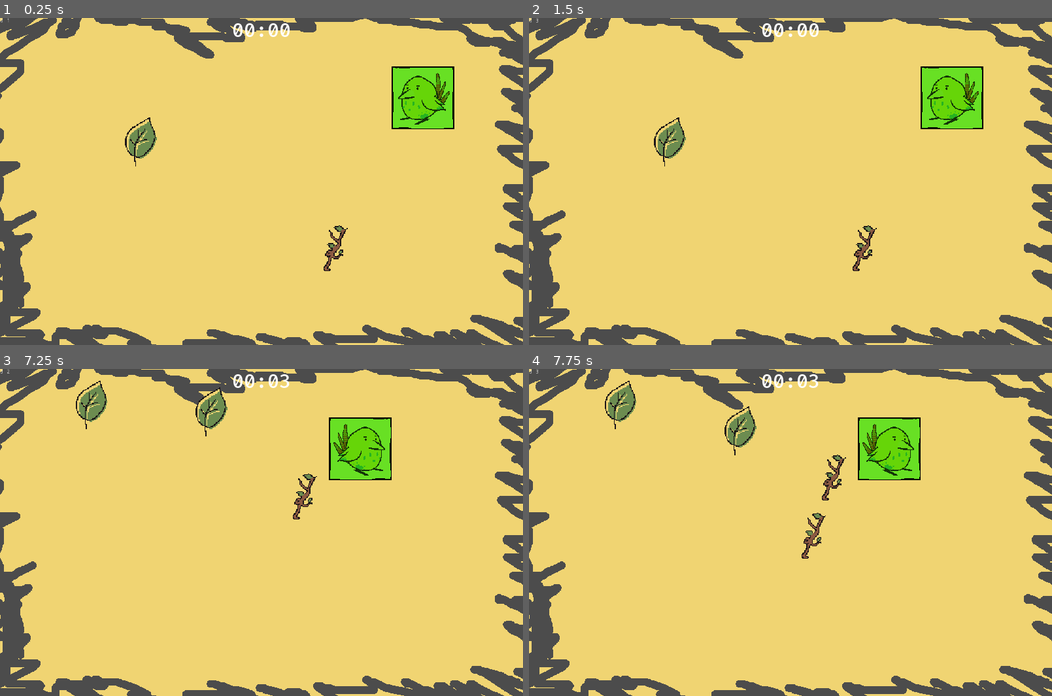
Above: before the commit, frames 1-4 (two rows, left to right).
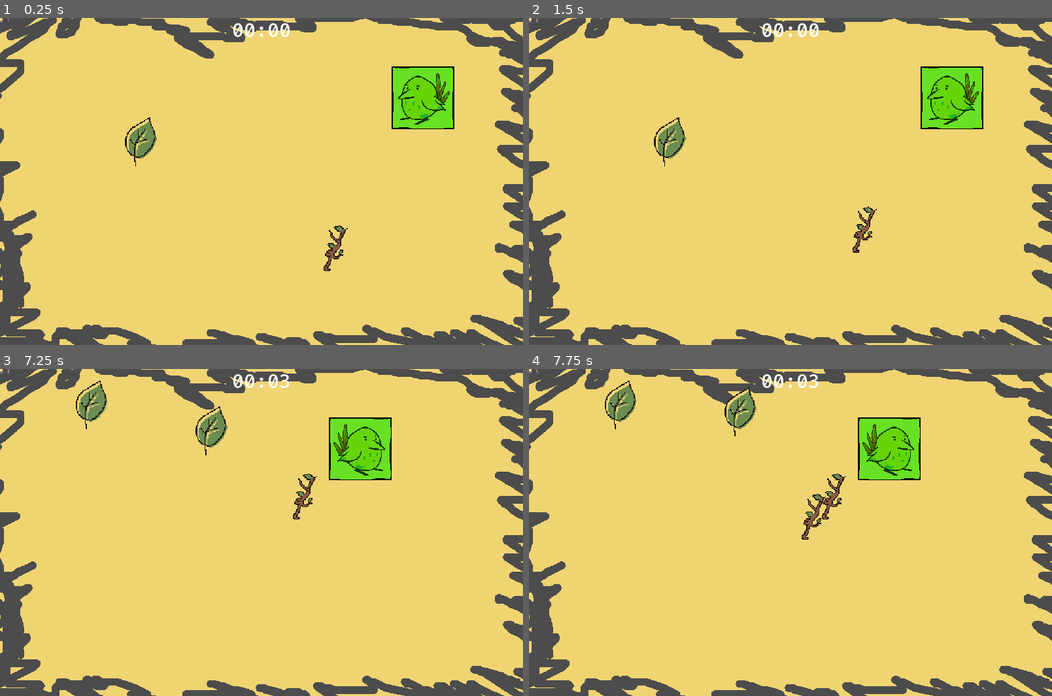
Above: after the commit, the same moments.

Repository: mapedorr/CapstoneGame
Game: Godot game, scene res://Limpiar/CleaningGame.tscn
Same seed, same stepped clock (60 frames per second), same inputs: the game is played once before the commit and once after it.
Inputs (mouse positions are in pixels of both pictures, inside the frame that each line leads up to):
- Up to frame 1 (0.25 s): no input
- Up to frame 2 (1.5 s): tap Enter at 0.5 s; drag from (670, 142) to (863, 250) at 0.52 s; tap Space at 1.25 s; drag from (863, 250) to (670, 142) at 1.27 s
- Up to frame 3 (7.25 s): move the mouse to (313, 460) at 2.02 s; click (313, 460) at 2.17 s; drag from (235, 597) to (104, 483) at 2.77 s; tap Enter at 3.5, 5.75 s; move the mouse to (418, 581) at 3.52 s; click (418, 581) at 3.67 s; drag from (104, 483) to (183, 450) at 4.27 s; tap Space at 5 s; move the mouse to (287, 532) at 5.02 s; click (287, 532) at 5.17 s; drag from (183, 450) to (156, 548) at 5.77 s; drag from (209, 431) to (303, 496) at 6.52 s
- Up to frame 4 (7.75 s): drag from (623, 404) to (832, 496) at 7.27 s

Frame 1 is identical in both runs. In frame 2, 0.4% of the frame differs, in the area x 1-67%, y 0-78%; in frame 3, 0.7%; in frame 4, 1.4%, in the area x 1-61%, y 0-58%.

Commit message:
Subdivision metronome

Diff:
--- a/Assets/Scripts/DancingBird.gd
+++ b/Assets/Scripts/DancingBird.gd
@@ -3,19 +3,23 @@
 export(int) var cuando = 1
 var face = -1.0
 var count = 2
+var pre_count = 0
 onready var normal_texture = get_texture()
 
 func _ready():
 	$"../../MusicManager/Metronome/Timer".connect("timeout", self, "dance")
 
 func dance():
-	if cuando == count:
-		$Dance.play("Dance")
-		set_scale(Vector2(get_scale().x * face, get_scale().y))
-		$Chirp.play()
-		set_texture(pressed)
-	else:
-		set_texture(normal_texture)
-	count += 1
-	if count > 4:
-		count = 1
+	pre_count += 1
+	if pre_count == 2:
+		pre_count = 0
+		if cuando == count:
+			$Dance.play("Dance")
+			set_scale(Vector2(get_scale().x * face, get_scale().y))
+			$Chirp.play()
+			set_texture(pressed)
+		else:
+			set_texture(normal_texture)
+		count += 1
+		if count > 4:
+			count = 1
--- a/Limpiar/CleaningGame.tscn
+++ b/Limpiar/CleaningGame.tscn
@@ -70,12 +70,13 @@
 valign = 1
 
 [node name="MusicManager" type="Node" parent="."]
-editor/display_folded = true
 script = ExtResource( 6 )
 
 [node name="Metronome" type="Node" parent="MusicManager"]
+editor/display_folded = true
 script = ExtResource( 7 )
 bpm = 110.0
+eight = true
 
 [node name="Display" type="Label" parent="MusicManager/Metronome"]
 margin_right = 40.0
@@ -89,7 +90,6 @@
 stream = ExtResource( 8 )
 
 [node name="Bird4" type="Sprite" parent="."]
-editor/display_folded = true
 position = Vector2( 958.687, 118.583 )
 
 [node name="DancingBird" type="TouchScreenButton" parent="Bird4"]
@@ -120,7 +120,6 @@
 [node name="Stick" parent="LeafContainer" instance=ExtResource( 3 )]
 position = Vector2( 821.101, 566.851 )
 scale = Vector2( 2.3, 2.3 )
-random_movement = false
 
 [node name="UI" type="CanvasLayer" parent="."]
 editor/display_folded = true
--- a/Limpiar/Leaf/SwipeObject.gd
+++ b/Limpiar/Leaf/SwipeObject.gd
@@ -6,6 +6,7 @@
 
 export(int) var cuando = 1
 export(bool) var random_movement
+export (int) var max_count = 8
 var count = 2
 
 func _ready():
@@ -15,6 +16,10 @@
 	$SwipeDetector.connect("swipe_failed", self, "_on_swipe_failed")
 	$SwipeDetector.connect("swiped", self, "_on_swiped")
 	$Tween.connect("tween_completed", self, "self_destroy")
+
+	if random_movement:
+		randomize()
+		cuando = randi()%max_count+1
 
 func _enter_tree():
 	$SwipeDetector/Area2D.transform = transform
@@ -54,13 +59,14 @@
 	$Tween.start()
 
 func move():
-	if random_movement:
-		randomize()
-		cuando = randi()%4+1
+
 	if cuando == count:
 		$Sprite/Dance.play("Dance")
+		#if random_movement:
+		#	randomize()
+		#s	cuando = randi()%max_count+1
 	count += 1
-	if count > 4:
+	if count > max_count:
 		count = 1
 
 func self_destroy(obj, key):
--- a/Limpiar/Metronome.gd
+++ b/Limpiar/Metronome.gd
@@ -8,8 +8,11 @@
 export(int) var time_signature_top = 4
 export(int) var time_signature_botton = 4
 export(float) var  bpm
+export(bool) var quarter
+export(bool) var eight
 
 
+var beat_count
 var beat_interval
 var current_beat
 var current_measure
@@ -20,6 +23,17 @@
 	isPlaying = false
 	current_beat = 0
 	current_measure = -1
+
+	if quarter:
+		bpm = bpm
+		time_signature_top = time_signature_top
+		time_signature_botton = time_signature_botton
+	if eight:
+		bpm = bpm
+		time_signature_top = time_signature_top*2
+		time_signature_botton = time_signature_botton*2
+
+
 
 	beat_interval = 60 / bpm * 4 / float(time_signature_botton)
 	timer.set_wait_time(beat_interval)
--- a/Limpiar/MusicManager.gd
+++ b/Limpiar/MusicManager.gd
@@ -7,6 +7,6 @@
 
 func _process(delta):
 	if isPlaying == false:
-		if $Metronome.current_measure == 1:
+		if $Metronome.current_measure == 2:
 			$Mx.play()
 			isPlaying = true
